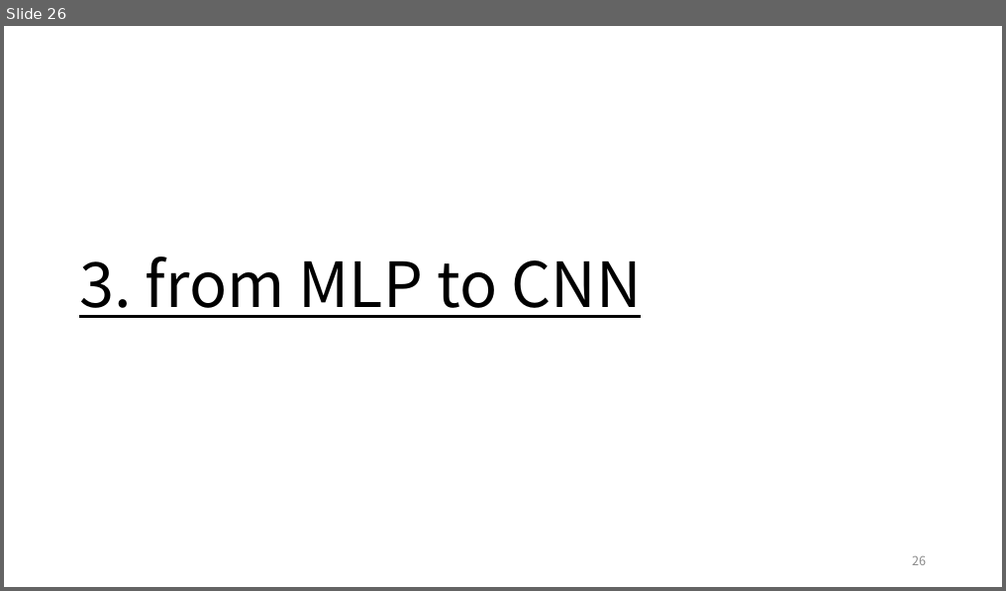
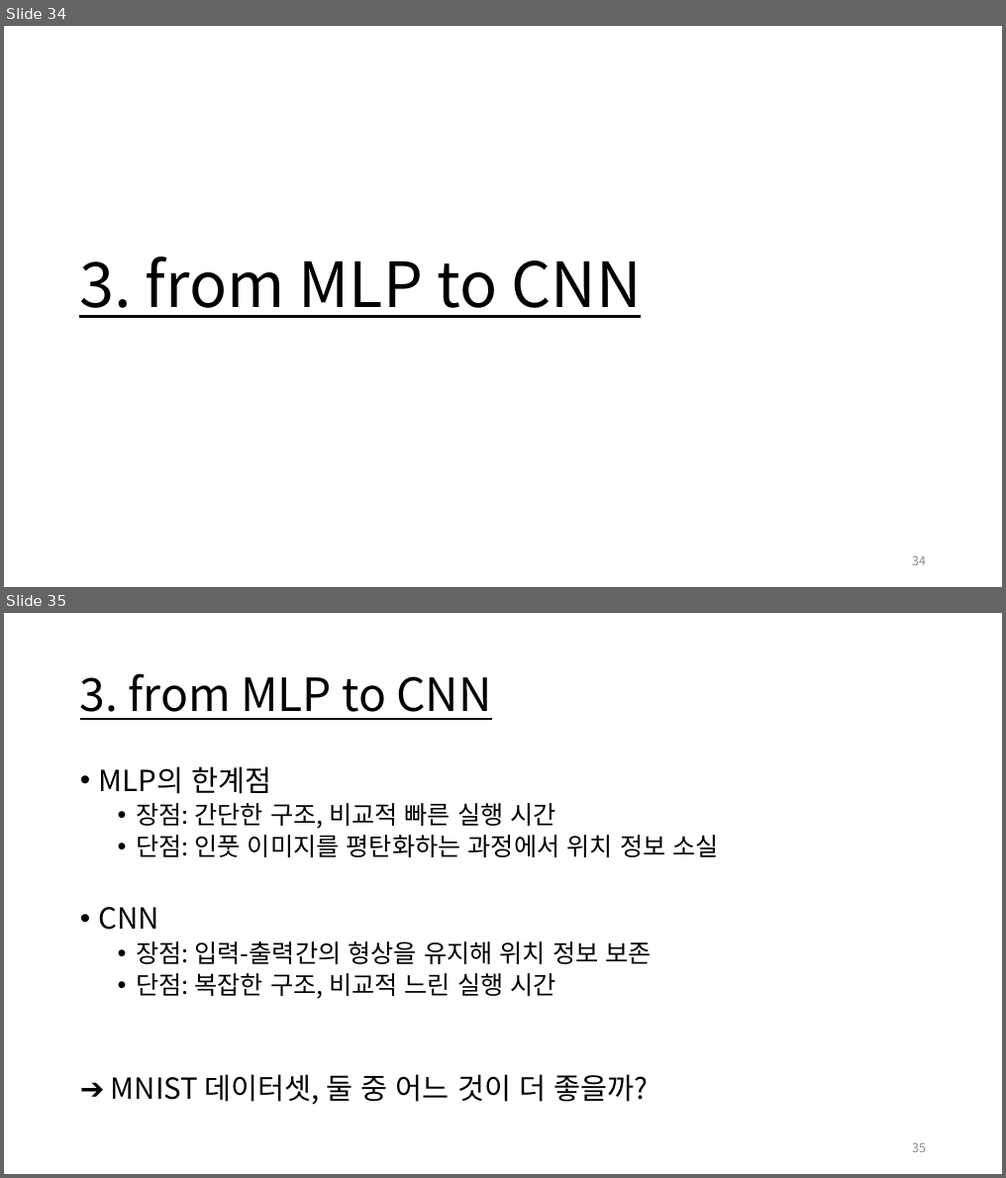
Before and after one commit to Jongbin-kr/DL_from_scratch, a slide deck: 밑바닥부터 딥러닝I.pptx. Shown one above the other, each under a label of ours: slide 26 before the commit, slides 34 and 35 after it. The pictures are 1006x591 and 1006x1178 pixels, drawn with LibreOffice and Linux fonts; fonts in the diff are those of the drawing. Boxes give left, top, right and bottom in pixels: in the first picture for what was removed or moved away, otherwise in the second. Text is boxed around its words. In the diff, an @@ line names an element or a change of style, - is before the commit and + after.

```diff
--- a/밑바닥부터 딥러닝I.pptx
+++ b/밑바닥부터 딥러닝I.pptx
@@ slide 35 added at <box>4,613,1002,1174</box>, background #FFFFFF @@
@@ title added at <box>80,673,492,720</box>, 44 pt, text #000000, underline @@
+3. from MLP to CNN
@@ text added at <box>99,766,718,1105</box>, 24 pt, text #000000 @@
+• MLP의 한계점
+  • 장점: 간단한 구조, 비교적 빠른 실행 시간
+  • 단점: 인풋 이미지를 평탄화하는 과정에서 위치 정보 소실
+• CNN
+  • 장점: 입력-출력간의 형상을 유지해 위치 정보 보존
+  • 단점: 복잡한 구조, 비교적 느린 실행 시간
+➔ MNIST 데이터셋, 둘 중 어느 것이 더 좋을까?
@@ page number added at <box>912,1144,926,1153</box>, 12 pt, text #8C8C8C @@
+35
@@ what was slide 26 is now slide 34 @@
@@ page number at <box>912,557,926,566</box>: text changed @@
-26
+34
```
Also in this commit, not shown: 15 slides changed, 14 other slides added, 2 slides removed, 6 other files.
